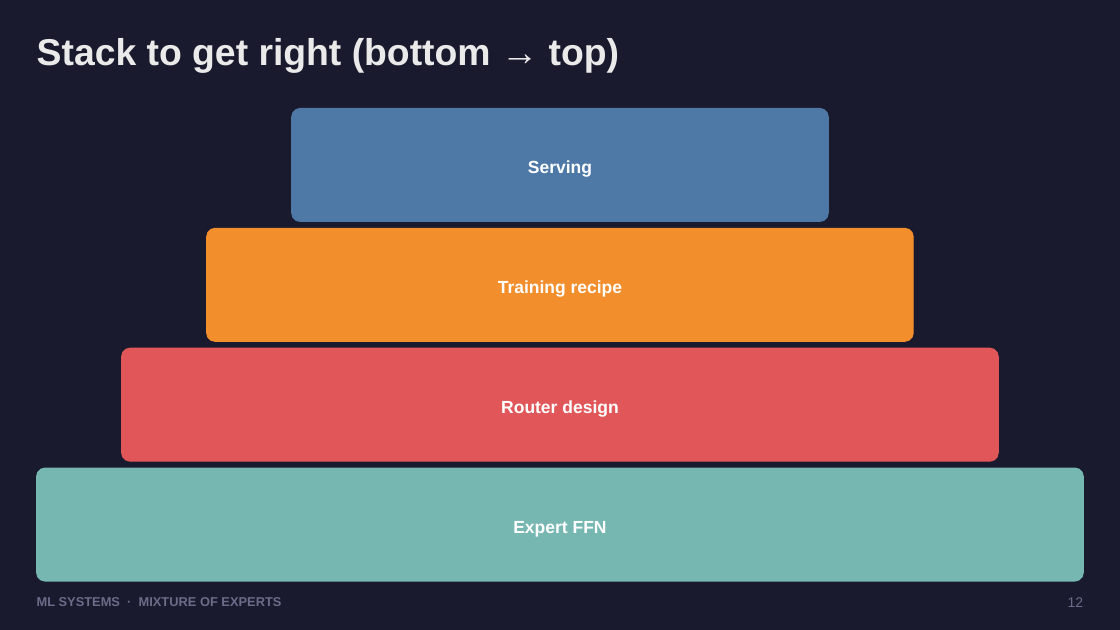
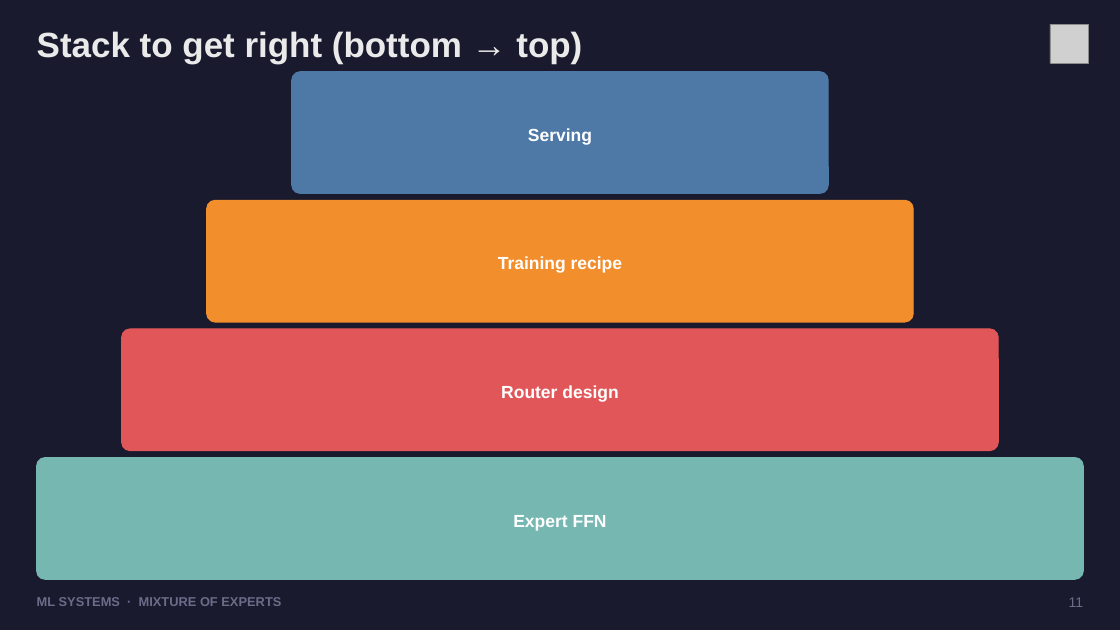
Before and after one commit to dhanesh123in/ppt-gen, a slide deck: slide 11 of examples/moe-llms.pptx (slide 12 before the commit). Drawn at 1120x630 pixels with LibreOffice and Linux fonts; fonts in the diff are those of the drawing; grey boxes stand for pictures. Boxes give left, top, right and bottom in pixels: in the first picture for what was removed or moved away, otherwise in the second. Text is boxed around its words. In the diff, an @@ line names an element or a change of style, - is before the commit and + after.

```diff
--- a/examples/moe-llms.pptx
+++ b/examples/moe-llms.pptx
@@ text "Stack to get right (bottom ..." at (x1=37, y1=31, x2=582, y2=64): size 32 to 30 pt @@
@@ picture added at (x1=1050, y1=24, x2=1089, y2=63) @@
@@ proportions changed in 4 elements at (x1=37, y1=458, x2=1084, y2=580), (x1=122, y1=329, x2=998, y2=451), (x1=207, y1=201, x2=913, y2=323), (x1=292, y1=71, x2=828, y2=193) @@
@@ rounded rectangle resized from (x1=292, y1=108, x2=828, y2=221) to (x1=292, y1=71, x2=828, y2=193) @@
@@ text "Serving" moved from (x1=528, y1=160, x2=592, y2=177) to (x1=528, y1=128, x2=592, y2=145) @@
@@ rounded rectangle resized from (x1=207, y1=229, x2=913, y2=341) to (x1=207, y1=201, x2=913, y2=323) @@
@@ text "Training recipe" moved from (x1=498, y1=280, x2=622, y2=297) to (x1=498, y1=256, x2=622, y2=273) @@
@@ rounded rectangle resized from (x1=122, y1=349, x2=998, y2=461) to (x1=122, y1=329, x2=998, y2=451) @@
@@ text "Router design" moved from (x1=501, y1=400, x2=618, y2=417) to (x1=501, y1=385, x2=618, y2=402) @@
@@ rounded rectangle resized from (x1=37, y1=468, x2=1084, y2=581) to (x1=37, y1=458, x2=1084, y2=580) @@
@@ text "Expert FFN" moved from (x1=513, y1=521, x2=607, y2=537) to (x1=513, y1=515, x2=607, y2=531) @@
@@ text at (x1=1069, y1=597, x2=1083, y2=607): text changed @@
-12
+11
```
Also in this commit, not shown: 11 other slides changed, 1 slide removed, 9 other files.
